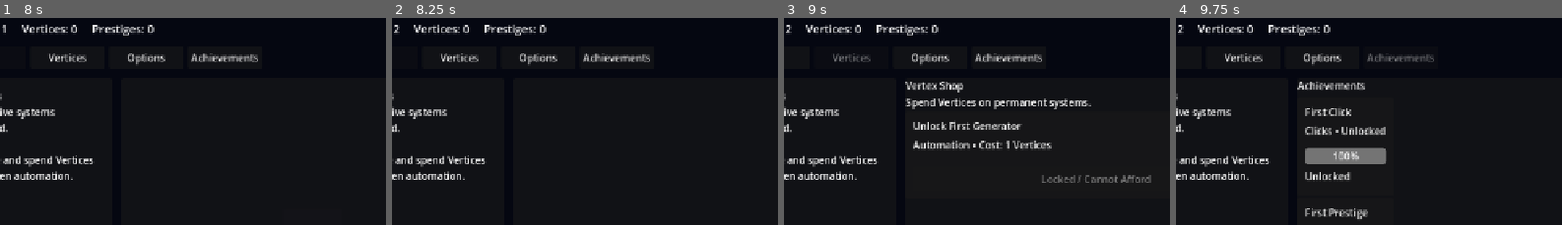
Above: before the commit, frames 1-4 (left to right).
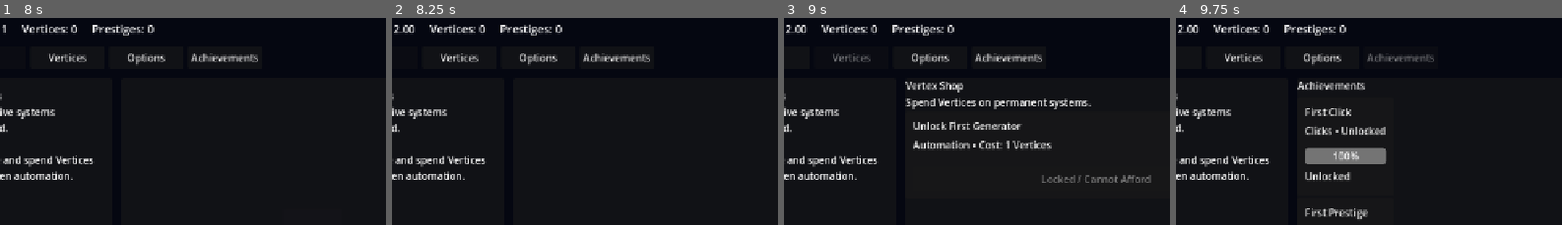
Above: after the commit, the same moments.

Repository: franciscoCapa27/Squared_2
Game: Godot game, scene res://scenes/main/Main.tscn
The game is run twice, just before and just after one commit, with the same random seed, the same clock (stepped at 60 frames per second) and the same inputs.
Inputs (mouse positions are % of the whole screen's width and height, from its top left):
- Up to frame 1 (8 s): click "Vertices" at 0.5 s; click "Options" at 1.25 s; click (48, 51) at 2.02 s; type "Alex" at 2.1 s; click (48, 69) at 2.25 s; type "Alex" at 2.33 s; click "Achievements" at 2.75 s; click "Grid" at 3.5 s; click "■" at 4.25 s; click "Vertices" at 5 s; click "Grid" at 5.75 s; click "Achievements" at 6.5 s; click "Grid" at 7.25 s
- Up to frame 2 (8.25 s): click "■" at 8 s
- Up to frame 3 (9 s): click "Vertices" at 8.75 s
- Up to frame 4 (9.75 s): click "Achievements" at 9.5 s
The pictures show only the part of the screen within x 7-57%, y 0-50%; the shares and areas given below are measured in that part.

Frame 1 is identical in both runs. In frame 2, 1.1% of the frame differs, in the area x 2-45%, y 3-9%; in frame 3, 1.1%; in frame 4, 1.1%.

Commit message:
Add number formatter and improve stat displays

Diff:
--- a/squared-2/scripts/autoload/achievement_system.gd
+++ b/squared-2/scripts/autoload/achievement_system.gd
@@ -82,11 +82,10 @@
 
 	var current_value: float = _get_condition_current_value(achievement)
 
-	return "%.0f / %.0f" % [
-		current_value,
-		achievement.threshold
+	return "%s / %s" % [
+		NumberFormatter.amount(current_value),
+		NumberFormatter.amount(achievement.threshold)
 	]
-
 
 func to_save_dict() -> Dictionary:
 	return {
--- a/squared-2/scripts/core/trait_instance.gd
+++ b/squared-2/scripts/core/trait_instance.gd
@@ -110,12 +110,10 @@
 		var line := ""
 
 		if effect_iter.operation == EffectComponent.Operation.MULTIPLY:
-			var percent_change: float = (effect_value - 1.0) * 100.0
-
-			if percent_change >= 0.0:
-				line = "+%.1f%% %s" % [percent_change, _format_target_stat(effect_iter.target_stat)]
-			else:
-				line = "%.1f%% %s" % [percent_change, _format_target_stat(effect_iter.target_stat)]
+			line = "%s %s" % [
+				NumberFormatter.precise_percent_from_multiplier(effect_value),
+				_format_target_stat(effect_iter.target_stat)
+			]
 		else:
 			line = "%s %s %s" % [
 				_format_operation(effect_iter.operation),
--- a/squared-2/scripts/main/main.gd
+++ b/squared-2/scripts/main/main.gd
@@ -148,13 +148,13 @@
 # ------------------------------------------------------------------------------
 
 func _on_squares_changed(value: float) -> void:
-	squares_label.text = "Squares: %s" % int(value)
+	squares_label.text = "Squares: %s" % NumberFormatter.amount(value)
 	prestige_button.disabled = not GameState.can_prestige()
 	_refresh_passive_panel()
 
 
 func _on_vertices_changed(value: int) -> void:
-	vertices_label.text = "Vertices: %s" % value
+	vertices_label.text = "Vertices: %s" % NumberFormatter.integer_amount(value)
 	_refresh_vertex_shop()
 
 
--- /dev/null
+++ b/squared-2/scripts/systems/number_formatter.gd
@@ -0,0 +1,110 @@
+extends RefCounted
+class_name NumberFormatter
+
+const THOUSAND := 1000.0
+const MILLION := 1000000.0
+const BILLION := 1000000000.0
+const TRILLION := 1000000000000.0
+
+static func amount(value: float) -> String:
+	var absolute_value: float = abs(value)
+
+	if absolute_value < THOUSAND:
+		return _format_small_amount(value)
+
+	if absolute_value < MILLION:
+		return _format_scaled_amount(value, THOUSAND, "K")
+
+	if absolute_value < BILLION:
+		return _format_scaled_amount(value, MILLION, "M")
+
+	if absolute_value < TRILLION:
+		return _format_scaled_amount(value, BILLION, "B")
+
+	return _format_scaled_amount(value, TRILLION, "T")
+
+
+static func integer_amount(value: int) -> String:
+	var float_value: float = float(value)
+	var absolute_value: float = abs(float_value)
+
+	if absolute_value < THOUSAND:
+		return str(value)
+
+	return amount(float_value)
+
+
+static func cost(value: float) -> String:
+	return amount(value)
+
+
+static func multiplier(value: float) -> String:
+	return "x%.3f" % value
+
+
+static func percent(value: float) -> String:
+	var percent_value: float = value * 100.0
+
+	if abs(percent_value) < 10.0:
+		return "%.1f%%" % percent_value
+
+	return "%.0f%%" % percent_value
+
+
+static func signed_percent(value: float) -> String:
+	var percent_value: float = value * 100.0
+
+	if percent_value >= 0.0:
+		if abs(percent_value) < 10.0:
+			return "+%.1f%%" % percent_value
+
+		return "+%.0f%%" % percent_value
+
+	if abs(percent_value) < 10.0:
+		return "%.1f%%" % percent_value
+
+	return "%.0f%%" % percent_value
+
+
+static func percent_from_multiplier(value: float) -> String:
+	var percent_delta: float = value - 1.0
+	return signed_percent(percent_delta)
+
+
+static func precise_percent_from_multiplier(value: float) -> String:
+	var percent_delta: float = (value - 1.0) * 100.0
+
+	if percent_delta >= 0.0:
+		return "+%.2f%%" % percent_delta
+
+	return "%.2f%%" % percent_delta
+
+
+static func seconds(value: float) -> String:
+	return "%.2fs" % value
+
+
+static func ratio(current_value: float, target_value: float) -> String:
+	return "%s / %s" % [
+		amount(current_value),
+		amount(target_value)
+	]
+
+
+static func _format_small_amount(value: float) -> String:
+	if is_equal_approx(value, round(value)):
+		return str(int(round(value)))
+
+	return "%.2f" % value
+
+
+static func _format_scaled_amount(value: float, divisor: float, suffix: String) -> String:
+	var scaled_value: float = value / divisor
+
+	if abs(scaled_value) >= 100.0:
+		return "%.0f%s" % [scaled_value, suffix]
+
+	if abs(scaled_value) >= 10.0:
+		return "%.1f%s" % [scaled_value, suffix]
+
+	return "%.2f%s" % [scaled_value, suffix]
--- a/squared-2/scripts/ui/achievement_card.gd
+++ b/squared-2/scripts/ui/achievement_card.gd
@@ -50,6 +50,35 @@
 		if reward == null:
 			continue
 
-		lines.append("Reward: %s" % reward.get_debug_text())
+		lines.append("Reward: %s" % _format_reward(reward))
 
 	return "\n".join(lines)
+
+
+func _format_reward(reward: AchievementReward) -> String:
+	match reward.reward_type:
+		AchievementReward.RewardType.GLOBAL_STAT_MULTIPLIER:
+			return "%s %s" % [
+				_format_stat_name(reward.target_stat),
+				NumberFormatter.precise_percent_from_multiplier(reward.value)
+			]
+		AchievementReward.RewardType.UNLOCK_MECHANIC:
+			return "Unlock mechanic: %s" % reward.mechanic_id
+		AchievementReward.RewardType.ADD_STARTING_SQUARES:
+			return "+%s starting Squares" % NumberFormatter.amount(reward.value)
+		AchievementReward.RewardType.SCRIPT_HOOK:
+			return "Special effect"
+		_:
+			return "Unknown reward"
+
+
+func _format_stat_name(stat_id: String) -> String:
+	match stat_id:
+		GameIds.STAT_SQUARE_BASE_VALUE:
+			return "Square base value"
+		GameIds.STAT_SQUARE_RESPAWN_TIME:
+			return "Square respawn time"
+		GameIds.STAT_VERTEX_GAIN:
+			return "Vertex gain"
+		_:
+			return stat_id
--- a/squared-2/scripts/ui/passive_generator_card.gd
+++ b/squared-2/scripts/ui/passive_generator_card.gd
@@ -43,12 +43,12 @@
 	else:
 		upgrade_button.text = "Buy Level %s — %s Squares" % [
 			generator_instance.level + 1,
-			generator_instance.get_next_level_cost()
+			NumberFormatter.cost(float(generator_instance.get_next_level_cost()))
 		]
 
-	upgrade_button.tooltip_text = "Squares: %.2f / Cost: %s" % [
-		GameState.squares,
-		generator_instance.get_next_level_cost()
+	upgrade_button.tooltip_text = "Squares: %s / Cost: %s" % [
+		NumberFormatter.amount(GameState.squares),
+		NumberFormatter.cost(float(generator_instance.get_next_level_cost()))
 	]
 
 	if not generator_instance.is_active():
@@ -58,8 +58,8 @@
 			+ "Level: 0 / %s\n" % generator_instance.get_max_level()
 			+ "Buy Level 1 to start passive generation.\n\n"
 			+ "Level 1:\n"
-			+ "- Interval: %.2fs\n" % generator_instance.definition.base_interval_seconds
-			+ "- Extraction: %.0f%%\n\n" % (generator_instance.definition.base_extraction_rate * 100.0)
+			+ "- Interval: %s\n" % NumberFormatter.seconds(generator_instance.definition.base_interval_seconds)
+			+ "- Extraction: %s\n\n" % NumberFormatter.percent(generator_instance.definition.base_extraction_rate)
 			+ "Run levels reset on prestige."
 		)
 		return
@@ -70,27 +70,27 @@
 	var last_pulse_text: String = "None"
 
 	if generator_instance.last_target_square_id != "":
-		last_pulse_text = "+%.2f Squares from %s" % [
-			generator_instance.last_payout,
+		last_pulse_text = "+%s Squares from %s" % [
+			NumberFormatter.amount(generator_instance.last_payout),
 			generator_instance.last_target_square_id
 		]
 
 	var next_level_text: String = "Max level reached"
 
 	if generator_instance.level < generator_instance.get_max_level():
-		next_level_text = "Next Level Cost: %s Squares" % generator_instance.get_next_level_cost()
+		next_level_text = "Next Level Cost: %s Squares" % NumberFormatter.cost(float(generator_instance.get_next_level_cost()))
 
 	status_label.text = (
 		"Level: %s / %s\n\n" % [
 			generator_instance.level,
 			generator_instance.get_max_level()
 		]
-		+ "Interval: %.2fs\n" % generator_instance.get_current_interval_seconds()
-		+ "Extraction: %.0f%%\n" % (generator_instance.get_current_extraction_rate() * 100.0)
+		+ "- Interval: %s\n" % NumberFormatter.seconds(generator_instance.definition.base_interval_seconds)
+		+ "- Extraction: %s\n\n" % NumberFormatter.percent(generator_instance.definition.base_extraction_rate)
 		+ "Targeting: %s\n\n" % _get_targeting_text(generator_instance)
 		+ "Last Pulse: %s\n" % last_pulse_text
-		+ "Lifetime Pulses This Run: %s\n" % generator_instance.lifetime_pulses
-		+ "Squares This Run: %.2f\n\n" % generator_instance.lifetime_squares_generated
+		+ "Lifetime Pulses This Run: %s\n" % NumberFormatter.integer_amount(generator_instance.lifetime_pulses)
+		+ "Squares This Run: %s\n\n" % NumberFormatter.amount(generator_instance.lifetime_squares_generated)
 		+ next_level_text
 	)
 
--- a/squared-2/scripts/ui/square_details_panel.gd
+++ b/squared-2/scripts/ui/square_details_panel.gd
@@ -65,19 +65,22 @@
 		]
 		+ "Traits:\n%s\n\n" % trait_stack_text
 		+ "Trait Effects:\n%s\n\n" % trait_effect_text
-		+ "Current Manual Payout: %.2f Squares\n" % manual_payout
-		+ "Current Respawn Time: %.2fs\n\n" % respawn_time
-		+ "Base Value: %.2f\n" % square_data.base_value
-		+ "Permanent Base Value Multiplier: x%.3f\n" % permanent_base_value_multiplier
-		+ "Base Respawn Time: %.2fs\n\n" % square_data.base_respawn_time
-		+ "Run Squares Generated: %.2f\n" % square_data.run_squares_generated
-		+ "Run Manual Clicks: %s\n" % square_data.run_manual_clicks
-		+ "Run Passive Clicks: %s\n\n" % square_data.run_passive_clicks
-		+ "Lifetime Squares Generated: %.2f\n" % square_data.lifetime_squares_generated
-		+ "Lifetime Manual Clicks: %s\n" % square_data.lifetime_manual_clicks
-		+ "Lifetime Passive Clicks: %s\n" % square_data.lifetime_passive_clicks
-		+ "Times Traited: %s\n" % square_data.times_traited
-		+ "Highest Single Payout: %.2f\n\n" % square_data.highest_single_payout
+		+ "Current Manual Payout: %s Squares\n" % NumberFormatter.amount(manual_payout)
+		+ "Current Respawn Time: %s\n\n" % NumberFormatter.seconds(respawn_time)
+		+ "Base Value: %s\n" % NumberFormatter.amount(square_data.base_value)
+		+ "Permanent Base Value Multiplier: %s (%s)\n" % [
+			NumberFormatter.multiplier(permanent_base_value_multiplier),
+			NumberFormatter.precise_percent_from_multiplier(permanent_base_value_multiplier)
+		]
+		+ "Base Respawn Time: %s\n\n" % NumberFormatter.seconds(square_data.base_respawn_time)
+		+ "Run Squares Generated: %s\n" % NumberFormatter.amount(square_data.run_squares_generated)
+		+ "Run Manual Clicks: %s\n" % NumberFormatter.integer_amount(square_data.run_manual_clicks)
+		+ "Run Passive Clicks: %s\n\n" % NumberFormatter.integer_amount(square_data.run_passive_clicks)
+		+ "Lifetime Squares Generated: %s\n" % NumberFormatter.amount(square_data.lifetime_squares_generated)
+		+ "Lifetime Manual Clicks: %s\n" % NumberFormatter.integer_amount(square_data.lifetime_manual_clicks)
+		+ "Lifetime Passive Clicks: %s\n" % NumberFormatter.integer_amount(square_data.lifetime_passive_clicks)
+		+ "Times Traited: %s\n" % NumberFormatter.integer_amount(square_data.times_traited)
+		+ "Highest Single Payout: %s\n\n" % NumberFormatter.amount(square_data.highest_single_payout)
 		+ "Permanent Tags: %s\n" % _format_string_array(square_data.permanent_tags)
 		+ "Temporary Tags: %s" % _format_string_array(square_data.temporary_tags)
 	)
--- a/squared-2/scripts/ui/vertex_upgrade_card.gd
+++ b/squared-2/scripts/ui/vertex_upgrade_card.gd
@@ -29,7 +29,7 @@
 	title_label.text = upgrade_definition.display_name
 	category_cost_label.text = "%s • Cost: %s Vertices" % [
 		upgrade_definition.get_category_name(),
-		upgrade_definition.cost_vertices
+		NumberFormatter.integer_amount(upgrade_definition.cost_vertices)
 	]
 	description_label.text = upgrade_definition.description
 
@@ -52,7 +52,7 @@
 	var lines: Array[String] = []
 
 	if upgrade_definition.required_prestige_count > 0:
-		lines.append("Requires Prestiges: %s" % upgrade_definition.required_prestige_count)
+		lines.append("Requires Prestiges: %s" % NumberFormatter.integer_amount(upgrade_definition.required_prestige_count))
 
 	if upgrade_definition.required_grid_size > 1:
 		lines.append("Requires Grid Size: %sx%s" % [
Not shown, added: squared-2/scripts/systems/number_formatter.gd.uid
